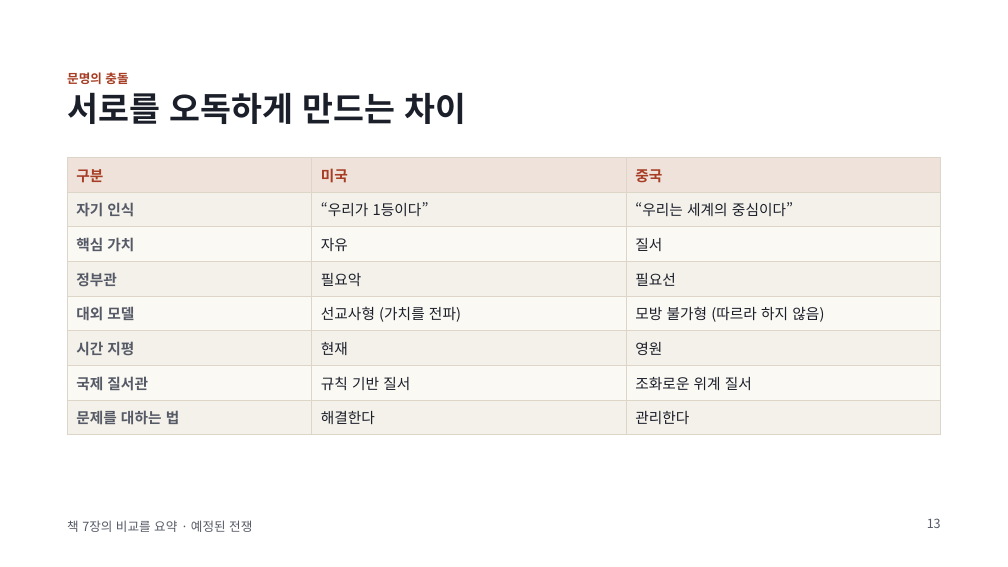
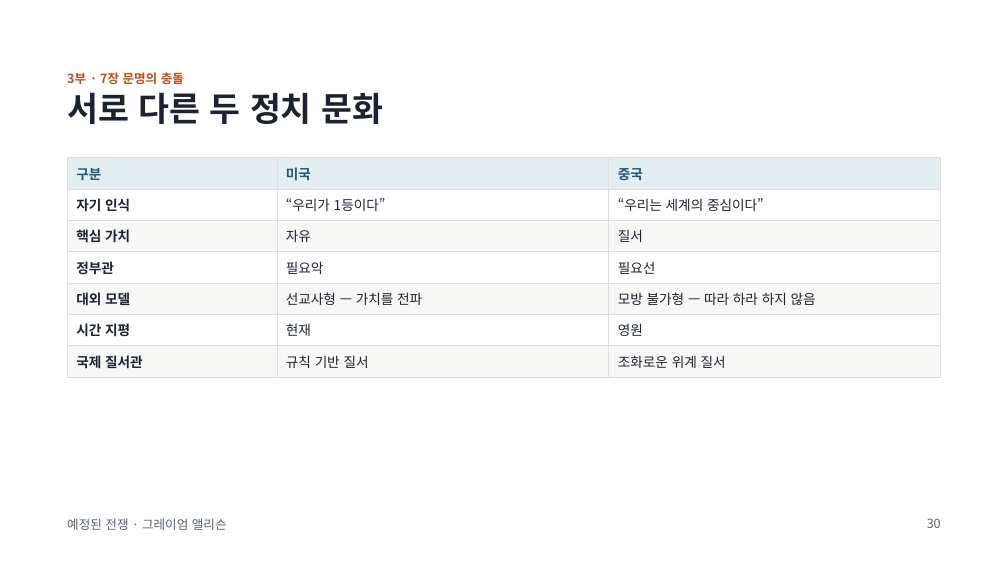
Before and after one commit to hpark1947/Politics, a slide deck: slide 30 of 발표자료/예정된 전쟁.pptx (slide 13 before the commit). Drawn at 1008x567 pixels with LibreOffice and Linux fonts; fonts in the diff are those of the drawing. Boxes give left, top, right and bottom in pixels: in the first picture for what was removed or moved away, otherwise in the second. Text is boxed around its words. In the diff, an @@ line names an element or a change of style, - is before the commit and + after.

```diff
--- a/발표자료/예정된 전쟁.pptx
+++ b/발표자료/예정된 전쟁.pptx
@@ text at <box>67,72,184,84</box>: text changed; text colour #A63D24 to #B5541C @@
-문명의 충돌
+3부 · 7장 문명의 충돌
@@ title at <box>67,92,383,124</box>: text changed; text colour #1B1F2A to #1C2230 @@
-서로를 오독하게 만드는 차이
+서로 다른 두 정치 문화
@@ table at <box>67,157,941,373</box> @@
-row 5, column 2: 선교사형 (가치를 전파)
+row 5, column 2: 선교사형 — 가치를 전파
-row 5, column 3: 모방 불가형 (따르라 하지 않음)
+row 5, column 3: 모방 불가형 — 따라 하라 하지 않음
-row 8: 문제를 대하는 법 | 해결한다 | 관리한다
@@ text removed at <box>67,520,252,532</box> @@
-책 7장의 비교를 요약 · 예정된 전쟁
@@ text added at <box>67,518,227,530</box>, 12 pt, text #586070 @@
+예정된 전쟁 · 그레이엄 앨리슨
@@ page number at <box>927,518,941,528</box>: text changed; text colour #555A66 to #586070 @@
-13
+30
```
Also in this commit, not shown: 16 other slides changed, 35 slides added, 3 slides removed.
